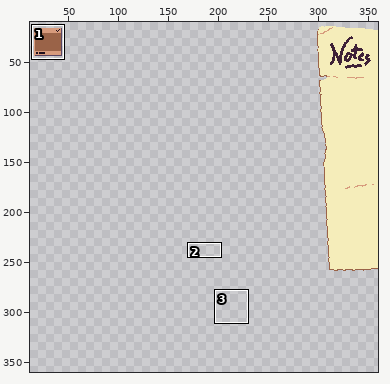
File history of a pixel-art file, Aseprite/mockup/ui.aseprite. The first picture is a wide view before the edit; the outline marks the close-up.
Close-up. The starting point:
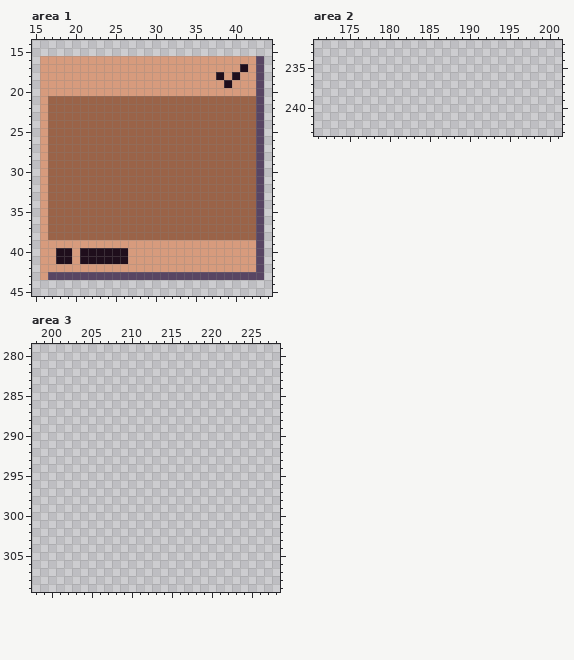
360x360 pixels, 1 frame. Shown: area 1: x 15..44, y 14..45; area 2: x 171..201, y 232..243; area 3: x 198..228, y 279..309. The wide view leaves out empty margins. The commit also changed other parts of the picture, which this record leaves out.
Now the later version:
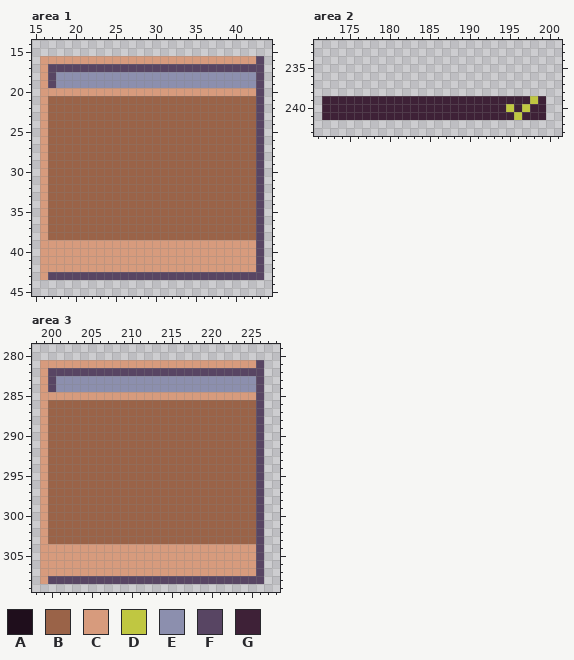
Palette (. is transparent): A #1f0e1c  B #9a6348  C #d79b7d  D #c0c741  E #8c8fae  F #584563  G #3e2137
From old to new:
layer "UICase" added
layer "Layer 2" removed
Area 1:
y 17: x 17..42 CCCCCCCCCCCCCCCCCCCCCCCCAC -> FFFFFFFFFFFFFFFFFFFFFFFFFF
y 18: x 17..42 CCCCCCCCCCCCCCCCCCCCCACACC -> FEEEEEEEEEEEEEEEEEEEEEEEEE
y 19: x 17..42 CCCCCCCCCCCCCCCCCCCCCCACCC -> FEEEEEEEEEEEEEEEEEEEEEEEEE
y 40..41: x 18..19 AA -> CC; x 21..26 AAAAAA -> CCCCCC
Area 2, layer "UICase":
y 239: x 172..199 ............................ -> GGGGGGGGGGGGGGGGGGGGGGGGGGDG
y 240: x 172..199 ............................ -> GGGGGGGGGGGGGGGGGGGGGGGDGDGG
y 241: x 172..199 ............................ -> GGGGGGGGGGGGGGGGGGGGGGGGDGGG
Area 3, layer "UICase":
y 281: x 199..226 ............................ -> CCCCCCCCCCCCCCCCCCCCCCCCCCCF
y 282: x 199..226 ............................ -> CFFFFFFFFFFFFFFFFFFFFFFFFFFF
y 283..284: x 199..226 ............................ -> CFEEEEEEEEEEEEEEEEEEEEEEEEEF
y 285: x 199..226 ............................ -> CCCCCCCCCCCCCCCCCCCCCCCCCCCF
y 286..303: x 199..226 ............................ -> CBBBBBBBBBBBBBBBBBBBBBBBBBBF
y 304..307: x 199..226 ............................ -> CCCCCCCCCCCCCCCCCCCCCCCCCCCF
y 308: x 199..226 ............................ -> CFFFFFFFFFFFFFFFFFFFFFFFFFFF
Where, in picture pixels (left, top, right, bottom), the same in both close-ups:
changed: (48, 64, 256, 88)
changed: (56, 248, 128, 264)
added: (322, 96, 546, 120)
added: (40, 360, 264, 584)
